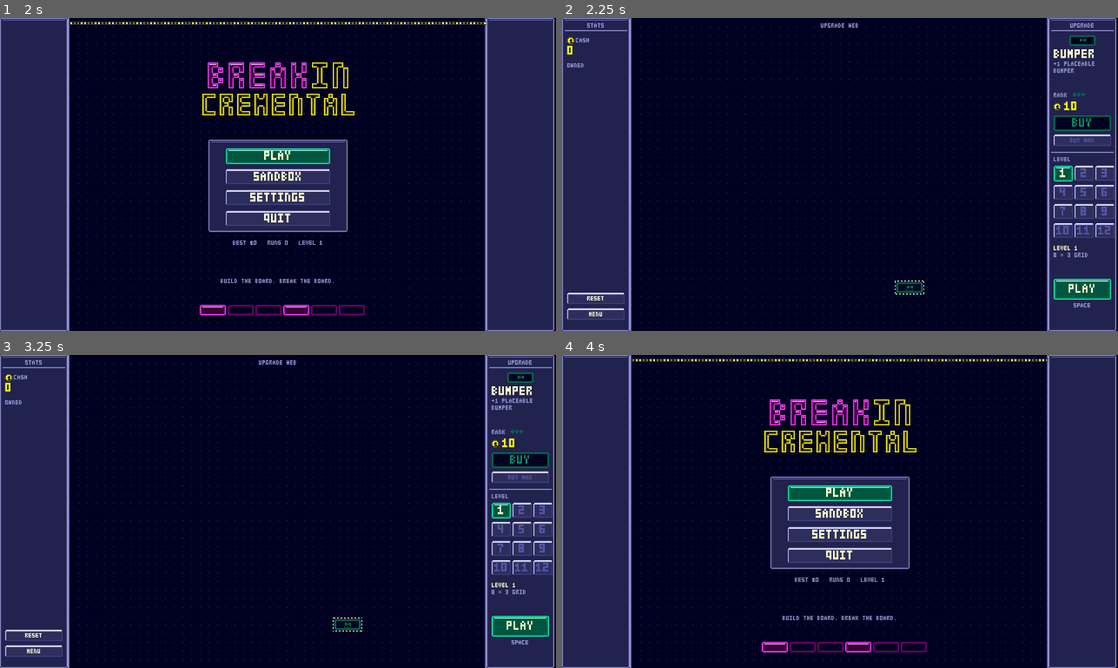
Above: before the commit, frames 1-4 (two rows, left to right).
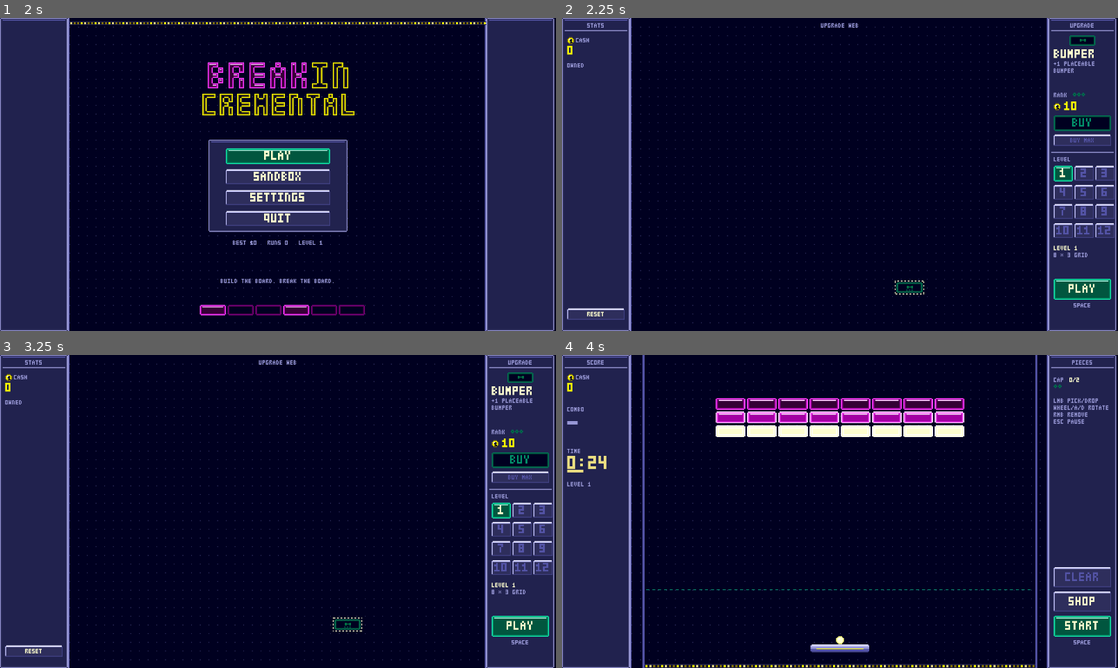
Above: after the commit, the same moments.

Repository: alpacaxander/breakin-cremental
Game: Godot game, scene res://src/main.tscn
The game is run twice, just before and just after one commit, with the same random seed, the same clock (stepped at 60 frames per second) and the same inputs.
Inputs:
- Up to frame 1 (2 s): click "SETTINGS" at 0.5 s; click "BACK" at 1.25 s
- Up to frame 2 (2.25 s): click "PLAY" at 2 s
- Up to frame 3 (3.25 s): click "RESET" at 2.75 s
- Up to frame 4 (4 s): click "MENU" (after the commit: "PLAY") at 3.5 s

Frame 1 is identical in both runs. In frame 2, 0.2% of the frame differs, in the area x 0-12%, y 87-96%; in frame 3, 0.2%; in frame 4, 18%, in the area x 0-100%, y 0-100%.

Commit message:
Move the pause dialog to main.gd as one modal for the shop and arena play group
Esc in the shop or a round opens RESUME / SETTINGS / MENU; MENU abandons straight to the
main menu with no result. Movement inside the group is column buttons only: shop PLAY,
tray SHOP, result PLAY AGAIN / UPGRADES. The shop's MENU button and Esc exit, the result
panel's Esc shortcut and the arena's own pause and "Abandoned" result are gone.

Co-Authored-By: Claude Fable 5.1 <noreply@anthropic.com>

Diff:
--- a/src/arena.gd
+++ b/src/arena.gd
@@ -62,7 +62,6 @@
 var ui: Ui.Root  # the cabinet: score column left (hud.gd), pieces column right (place.gd)
 var place: Place
 var hud: Hud
-var pause: Control = null
 var field: Rect2  # the arena in its own px: origin top-left. _fit scales the node into the cabinet's 4:3 field.
 
 
@@ -158,48 +157,12 @@
 		target_x = get_local_mouse_position().x
 
 
-## Placement input is handled (and consumed) by place.gd first.
+## Placement input is handled (and consumed) by place.gd first. Esc falls through to main.gd, which pauses.
 func _unhandled_input(e: InputEvent) -> void:
-	if over:
-		return
-	var key: bool = e is InputEventKey and e.pressed and not e.echo
-	if key and e.keycode == KEY_ESCAPE:
-		_pause(true)  # in placement too: the dialog's MENU then leaves the round without a result
-	elif place.placing:
-		return
-	elif not launched and (e is InputEventMouseButton and e.pressed or key and e.keycode == KEY_SPACE):
+	if over or place.placing or launched:
+		return
+	if e is InputEventMouseButton and e.pressed or e is InputEventKey and e.pressed and not e.echo and e.keycode == KEY_SPACE:
 		_launch()
-
-
-# --- Pause ---
-
-func _pause(on: bool) -> void:
-	if on != get_tree().paused:
-		Sfx.play("ui_pause" if on else "ui_unpause")
-	get_tree().paused = on
-	if pause:
-		pause.queue_free()
-		pause = null
-	if not on:
-		return
-	pause = Ui.dialog("PAUSED", [["RESUME", true, _pause.bind(false)], ["SETTINGS", false, _pause_settings], ["SHOP" if place.placing else "MENU", false, _quit]])
-	pause.back.connect(_pause.bind(false))
-	add_child(pause)
-
-
-func _pause_settings() -> void:
-	Sfx.play("ui_click")
-	pause.queue_free()
-	pause = Ui.settings(_pause.bind(true))  # Back rebuilds the pause menu
-	add_child(pause)
-
-
-func _quit() -> void:
-	_pause(false)
-	if place.placing:
-		done.emit()
-	else:
-		_end("Abandoned")
 
 
 func _launch() -> void:
--- a/src/hud.gd
+++ b/src/hud.gd
@@ -102,5 +102,4 @@
 		Ui.label(r, "NONE", 330, 150, C.rivet)
 	Ui.button(r, "PLAY AGAIN", 214, 222, 96, 20, arena.again.emit, true, 2, "ui_start")
 	Ui.button(r, "UPGRADES", 330, 222, 96, 20, arena.done.emit)
-	r.back.connect(arena.done.emit)  # Esc, like every other screen
 	add_child(r)
--- a/src/main.gd
+++ b/src/main.gd
@@ -1,5 +1,7 @@
 extends Node
-## Swaps between the main menu, the shop and a round.
+## Swaps between the main menu, the shop and a round. The shop and a round form the play group: Esc in either opens the one
+## pause dialog (RESUME / SETTINGS / MENU), and MENU drops whatever is up and returns to the menu, so a live round is
+## abandoned with no result. Movement inside the group is the cabinet columns' buttons.
 
 const Ui = preload("res://src/ui.gd")
 const Tuning = preload("res://src/tuning.gd")
@@ -7,6 +9,8 @@
 
 
 var zoom := 0.0  # the cabinet's scale k: a sprite px is 2k screen px
+var group := false  # in the shop or a round: Esc pauses
+var pause: Control = null
 
 
 func _ready() -> void:
@@ -42,6 +46,7 @@
 
 
 func _show_menu() -> void:
+	group = false
 	if Game.sandbox:
 		Game.leave_sandbox()
 	var r := Ui.chassis()
@@ -66,7 +71,7 @@
 func _show_shop() -> void:
 	var s = preload("res://src/shop.gd").new()
 	s.play.connect(_play)
-	s.menu.connect(_show_menu)
+	group = true
 	_swap(s)
 
 
@@ -75,10 +80,47 @@
 	a.level = level
 	a.done.connect(_show_shop)
 	a.again.connect(_play.bind(level))
+	group = true
 	_swap(a)
 
 
 func _swap(n: Node) -> void:
+	_pause(false)
 	for c in get_children():
 		c.queue_free()
 	add_child(n)
+
+
+# --- Pause ---
+
+## Screens with their own Esc (settings, the pause dialog itself) take it first through Ui.Root.back; the rest falls through here.
+func _unhandled_input(e: InputEvent) -> void:
+	if group and not pause and e is InputEventKey and e.pressed and not e.echo and e.keycode == KEY_ESCAPE:
+		_pause(true)
+
+
+func _pause(on: bool) -> void:
+	if on != get_tree().paused:
+		Sfx.play("ui_pause" if on else "ui_unpause")
+	get_tree().paused = on
+	if pause:
+		pause.queue_free()
+		pause = null
+	if not on:
+		return
+	pause = Ui.dialog("PAUSED", [["RESUME", true, _pause.bind(false)], ["SETTINGS", false, _pause_settings], ["MENU", false, _abandon]])
+	pause.back.connect(_pause.bind(false))
+	add_child(pause)
+
+
+func _pause_settings() -> void:
+	Sfx.play("ui_click")
+	pause.queue_free()
+	pause = Ui.settings(_pause.bind(true))  # Back rebuilds the pause menu
+	add_child(pause)
+
+
+## Straight to the menu: a live round ends with no result and does not count as a run; what it paid out so far is kept.
+func _abandon() -> void:
+	Game.save()
+	_show_menu()
--- a/src/place.gd
+++ b/src/place.gd
@@ -90,7 +90,7 @@
 	for i in hints.size():
 		Ui.label(tray, hints[i], 6, y + 24 + i * 8, C.rivet)
 	Ui.button(tray, "CLEAR", 6, 244, 66, 24, clear, false, 2, "ui_back").disabled = placed.is_empty()
-	Ui.button(tray, "SHOP", 6, 272, 66, 24, arena._quit, false, 2, "ui_back")  # back to the upgrade web; the round never started, so no result
+	Ui.button(tray, "SHOP", 6, 272, 66, 24, arena.done.emit, false, 2, "ui_back")  # back to the upgrade web; the round never started, so no result
 	Ui.button(tray, "START", 6, 300, 66, 24, _start, true, 2, "")
 	Ui.label(tray, "SPACE", 0, 328, C.rivet, 1, 78, HORIZONTAL_ALIGNMENT_CENTER)
 
--- a/src/shop.gd
+++ b/src/shop.gd
@@ -2,7 +2,6 @@
 ## Between rounds: the upgrade web in the field, stats in the left column, the selected upgrade and level select on the right.
 
 signal play(level: int)
-signal menu
 
 const Tuning = preload("res://src/tuning.gd")
 const Ui = preload("res://src/ui.gd")
@@ -101,11 +100,10 @@
 	if root:
 		root.queue_free()
 	root = Ui.chassis("STATS", "UPGRADE")
-	root.back.connect(menu.emit)
 	add_child(root)
 	var C := Tuning.COLORS
 
-	# Left: cash, owned upgrades, reset and menu.
+	# Left: cash, owned upgrades and reset. The way back to the menu is Esc, main.gd's pause dialog.
 	var left := root.left
 	Ui.cash(left, 0, Game.currency)
 	if Game.sandbox:
@@ -122,8 +120,7 @@
 	if owned.size() > 30:
 		Ui.label(left, "+%d MORE" % (owned.size() - 30), 6, 300, C.rivet)
 	# ponytail: instant wipe, no confirm. It's a tuning tool. In the sandbox it puts the dev save back to everything owned.
-	Ui.button(left, "RESET", 6, 316, 66, 14, func(): Game.reset(); _build(), false, 1, "ui_back")
-	Ui.button(left, "MENU", 6, 334, 66, 14, menu.emit, false, 1, "ui_back")
+	Ui.button(left, "RESET", 6, 334, 66, 14, func(): Game.reset(); _build(), false, 1, "ui_back")
 
 	# Field: the web, panned and zoomed inside the clipped cabinet field. Node lamps, icons, then rank pips on top.
 	Ui.centre(root, "UPGRADE WEB", 6, C.rivet)
--- a/src/ui.gd
+++ b/src/ui.gd
@@ -18,7 +18,7 @@
 
 
 ## A 2x sprite-space screen: the 640x360 layout, centred in the canvas by fit(). Esc emits back when something listens;
-## otherwise the event falls through (to the arena).
+## otherwise the event falls through (to main.gd, which pauses the play group).
 class Root extends Control:
 	signal back
 	# The sheet and columns sit outside the Root's transform (top_level) at a fixed 2x; the Root itself scales with the content.
--- a/tests/shots.gd
+++ b/tests/shots.gd
@@ -16,7 +16,7 @@
 	print("shots -> ", dir)
 	# Each screen is built once and then resized live, the way a player drags the window.
 	var screens := [["menu", main._show_menu], ["shop", main._show_shop], ["arena1", main._play.bind(0)], ["arena2", main._play.bind(1)],
-		["pause", func(): main._play(1); main.get_child(-1)._pause(true)]]
+		["pause", func(): main._play(1); main._pause(true)]]
 	for sc in screens:
 		sc[1].call()
 		for s in SIZES:
--- a/tests/smoke.gd
+++ b/tests/smoke.gd
@@ -45,17 +45,25 @@
 	again.queue_free()
 	a._launch()
 	await get_tree().physics_frame
-	# Pause menu: open, swap to settings and back, resume.
-	a._pause(true)
-	assert(get_tree().paused and a.pause != null, "paused with a menu")
-	assert(a.pause.sheet.size * a.pause.sheet.scale == get_viewport().get_visible_rect().size, "pause overlay covers the whole canvas")
-	a._pause_settings()
-	assert(await _click(a.pause, "BACK") and a.pause and _button(a.pause, "RESUME"), "settings BACK clicks back to the pause menu")
-	assert(await _click(a.pause, "RESUME") and not get_tree().paused and a.pause == null, "RESUME clicks through")
-	a._pause(true)
+	# Pause menu, main.gd's, shared by the shop and a round: Esc opens it over the round, settings and back, resume, Esc closes, MENU leaves.
+	var main = load("res://src/main.gd").new()
+	add_child(main)
+	main.group = true
 	_key(KEY_ESCAPE)
 	await get_tree().process_frame
-	assert(not get_tree().paused and a.pause == null, "Esc resumes")
+	assert(get_tree().paused and main.pause != null and not a.can_process(), "Esc pauses the round under a menu")
+	assert(main.pause.sheet.size * main.pause.sheet.scale == get_viewport().get_visible_rect().size, "pause overlay covers the whole canvas")
+	main._pause_settings()
+	assert(await _click(main.pause, "BACK") and main.pause and _button(main.pause, "RESUME"), "settings BACK clicks back to the pause menu")
+	assert(await _click(main.pause, "RESUME") and not get_tree().paused and main.pause == null, "RESUME clicks through")
+	main._pause(true)
+	_key(KEY_ESCAPE)
+	await get_tree().process_frame
+	assert(not get_tree().paused and main.pause == null, "Esc resumes")
+	main._pause(true)
+	assert(await _click(main.pause, "MENU") and not get_tree().paused and main.pause == null and not main.group, "MENU abandons straight to the menu")
+	main.queue_free()
+	await get_tree().process_frame
 
 	# Icon effects and area breaks, each on a real brick.
 	var ball = a.balls[0]
@@ -103,9 +111,6 @@
 	var res: Node = a.hud.get_child(a.hud.get_child_count() - 1)
 	assert(await _click(res, "PLAY AGAIN") and hit[0], "result PLAY AGAIN clicks through")
 	assert(await _click(res, "UPGRADES") and hit[1], "result UPGRADES clicks through")
-	hit[1] = false
-	_key(KEY_ESCAPE)
-	assert(hit[1], "Esc on the result goes to upgrades")
 	var fx: int = a.get_children().filter(func(c): return c is AnimatedSprite2D).size()
 	print("smoke ok: over=%s earned=%d balls=%d placed=%d fx=%d" % [a.over, a.earned, a.balls.size(), a.placed.size(), fx])
 
Not shown, changed: CLAUDE.md
